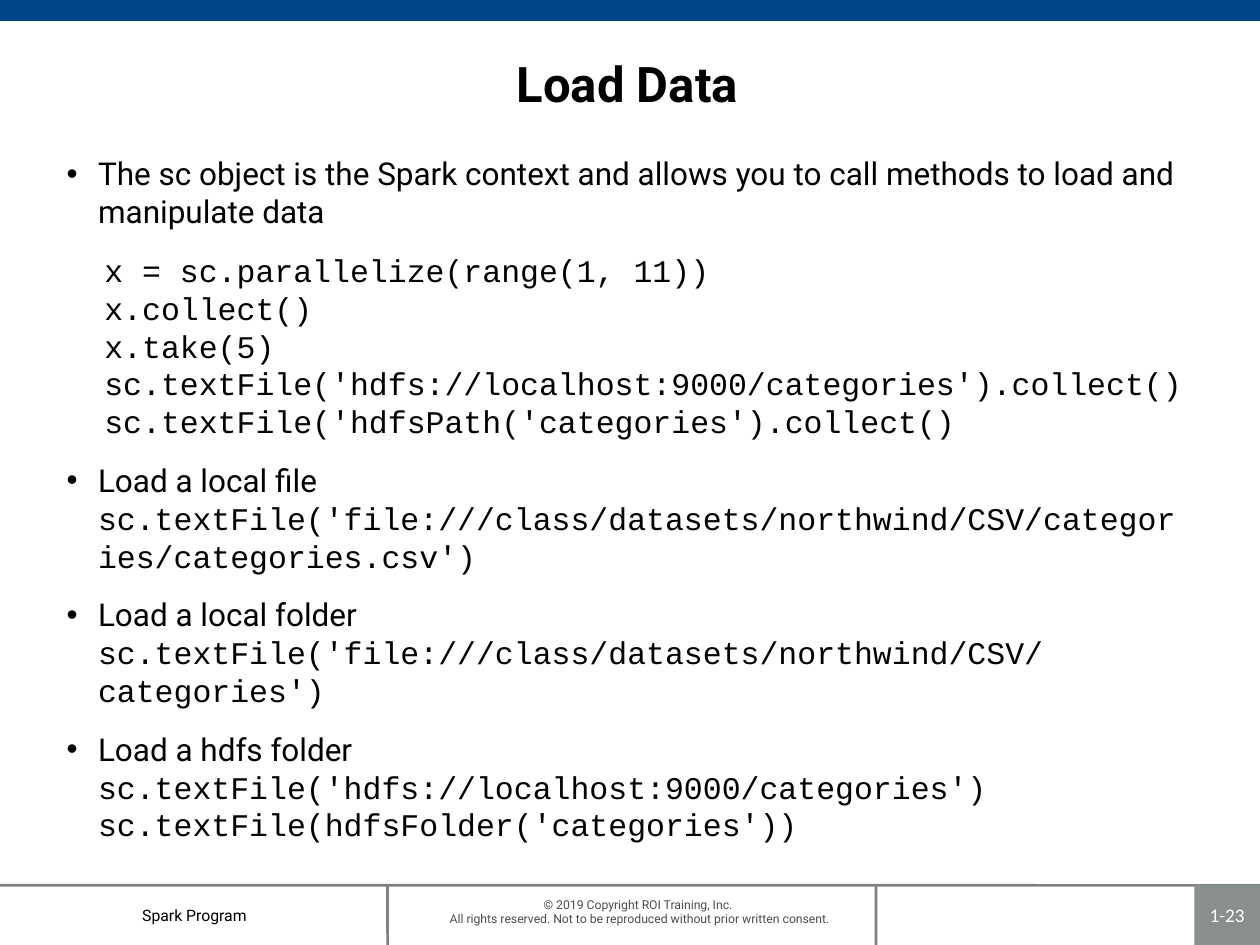
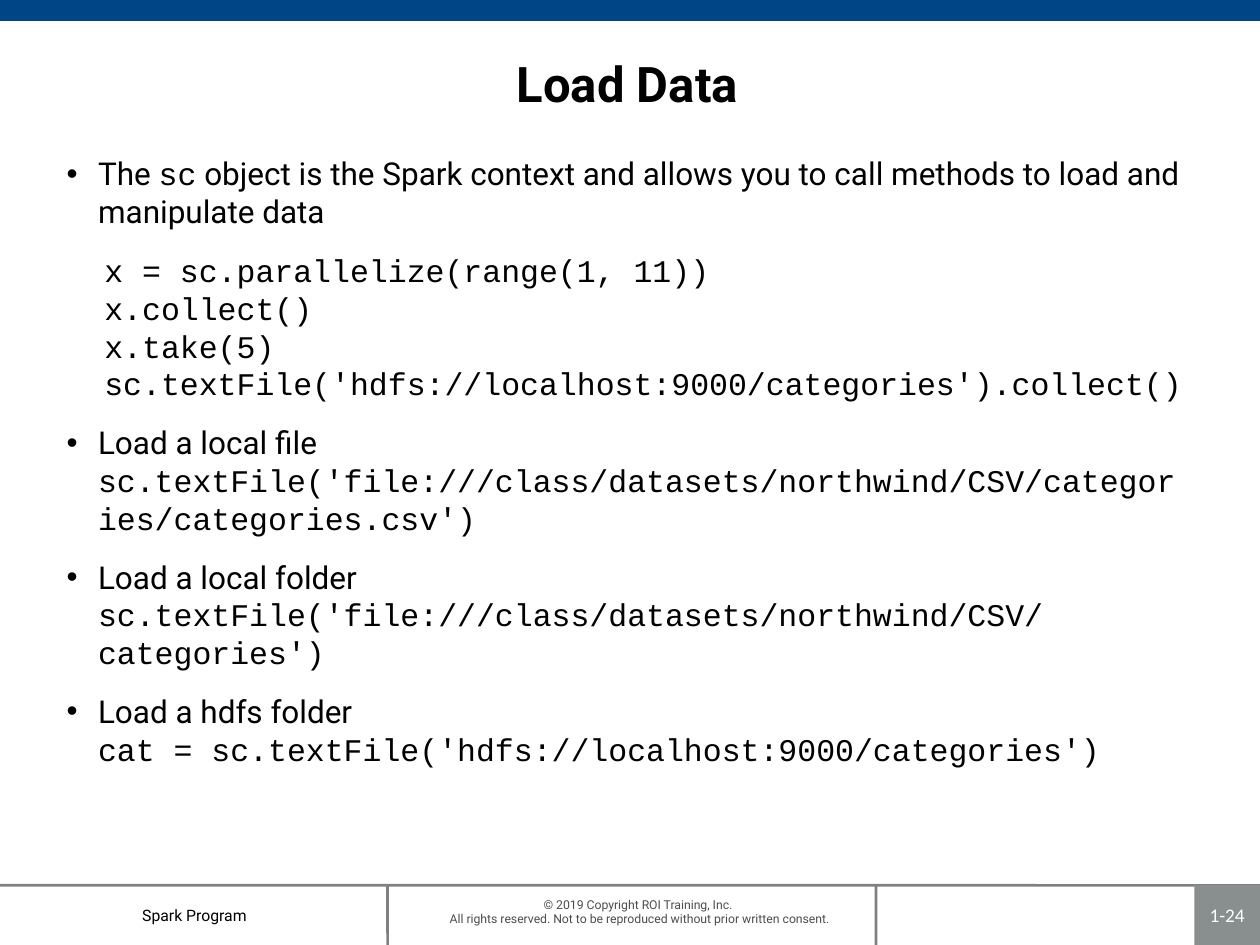
Before and after one commit to roitraining/SparkProgram, a slide deck: slide 24 of Day1/Day1_IntroToSpark.pptx (slide 23 before the commit). Drawn at 1260x945 pixels with LibreOffice and Linux fonts; fonts in the diff are those of the drawing; background and template pictures are left out. Boxes give left, top, right and bottom in pixels: in the first picture for what was removed or moved away, otherwise in the second. Text is boxed around its words. In the diff, an @@ line names an element or a change of style, - is before the commit and + after.

```diff
--- a/Day1/Day1_IntroToSpark.pptx
+++ b/Day1/Day1_IntroToSpark.pptx
@@ text at (x1=98, y1=161, x2=1179, y2=230): font Roboto to Courier New in "sc" @@
@@ text at (x1=104, y1=259, x2=1181, y2=402): text changed @@
-x = sc.parallelize(range(1, 11))
-x.collect()
-x.take(5)
-sc.textFile('hdfs://localhost:9000/categories').collect()
-sc.textFile('hdfsPath('categories').collect()
+x = sc.parallelize(range(1, 11))
+x.collect()
+x.take(5)
+sc.textFile('hdfs://localhost:9000/categories').collect()
@@ text at (x1=98, y1=738, x2=1099, y2=768): text changed @@
-  sc.textFile('hdfs://localhost:9000/categories')
-  sc.textFile(hdfsFolder('categories'))
+  cat = sc.textFile('hdfs://localhost:9000/categories')
@@ page number at (x1=1210, y1=909, x2=1245, y2=922): text changed @@
-1-23
+1-24
```
Also in this commit, not shown: 10 other slides changed, 1 slide added.
